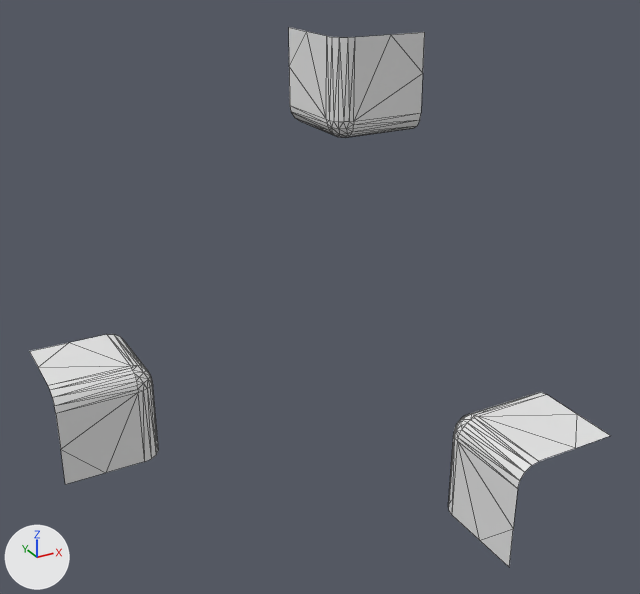
The OBJ model workshops/w6_polygonization/data/bmc/bmc_tiles/t_041.obj, before and after one commit.
Both versions are drawn from a camera (50 mm lens) standing at (-0.823, -1.618, 0.781) and looking at (0.049, -0.033, -0.011). The axes (+X, +Y, +Z) are drawn at lower left. The lights are the same throughout. Mesh edges are drawn as thin lines. Where no turn or scale is listed for an object, it has been applied to the vertices.

Names of what the first picture shows: 't_041'.
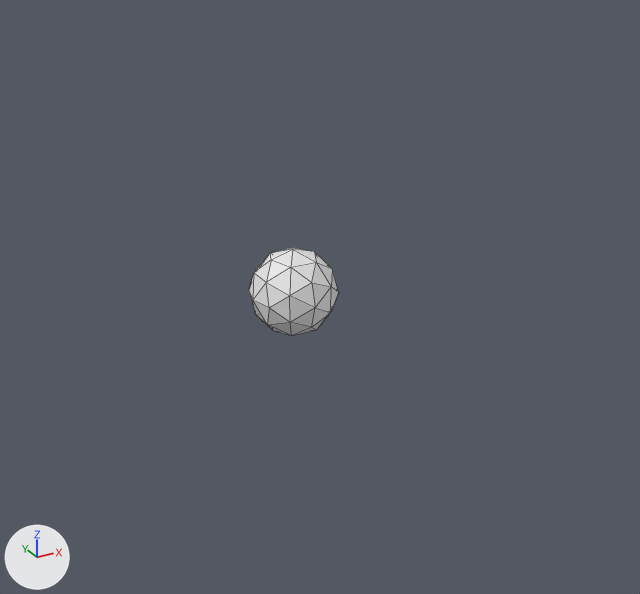
What changed in the scene script:
```text
Change me_t_041:
    where me_t_041.from_pydata(...)  # 156 vertices, 234 faces; spans x -0.5..0.5, y -0.5..0.5, z -0.5..0.5
    used by ob_t_041; location = (0.0, 0.0, 0.0)
    me_t_041 part 1: a new loose piece, an icosphere of 80 faces spanning x -0.1..0.1, y -0.1..0.1, z -0.1..0.1
    me_t_041 part 2: the loose piece of 52 vertices spanning x 0.25..0.5, y 0.25..0.5, z 0.25..0.5 is deleted
    me_t_041 part 3: the loose piece of 52 vertices spanning x 0.25..0.5, y -0.5..-0.25, z -0.5..-0.25 is deleted
    me_t_041 part 4: the loose piece of 52 vertices spanning x -0.5..-0.25, y 0.25..0.5, z -0.5..-0.25 is deleted
```

What differs and where, as boxes (x1, y1, x2, y2) in the pictures (640 x 594 px):
't_041', reshaped (85% narrower, 84% shorter)
    before: (29, 27, 611, 567)
    after: (249, 248, 338, 336)
part 1 of me_t_041, added
    after: (249, 248, 338, 336)
part 2 of me_t_041, deleted
    before: (289, 27, 425, 137)
part 3 of me_t_041, deleted
    before: (448, 392, 611, 567)
part 4 of me_t_041, deleted
    before: (29, 334, 158, 484)
